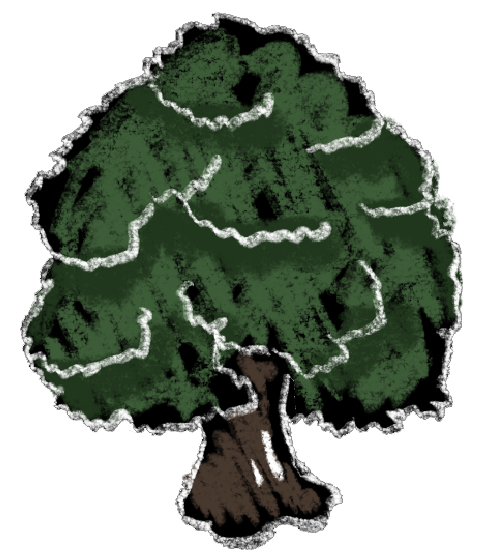
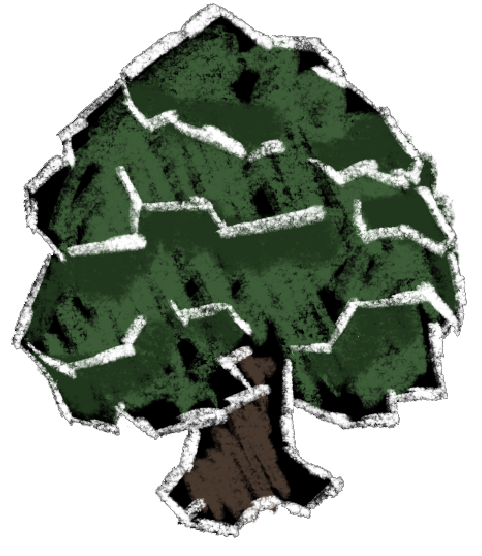
Comparing the layer stacks of the two 482px x 556px images. Changes:
added layer "Untitled_Artwork 12" above "Untitled_Artwork 11" over [11, 3, 467, 540]
hid "Untitled_Artwork 11" over [18, 12, 463, 550]
hid "Ebene 6" over [20, 12, 463, 550]
added layer "Ebene 8" above "Ebene 2" over [11, 3, 467, 538]
